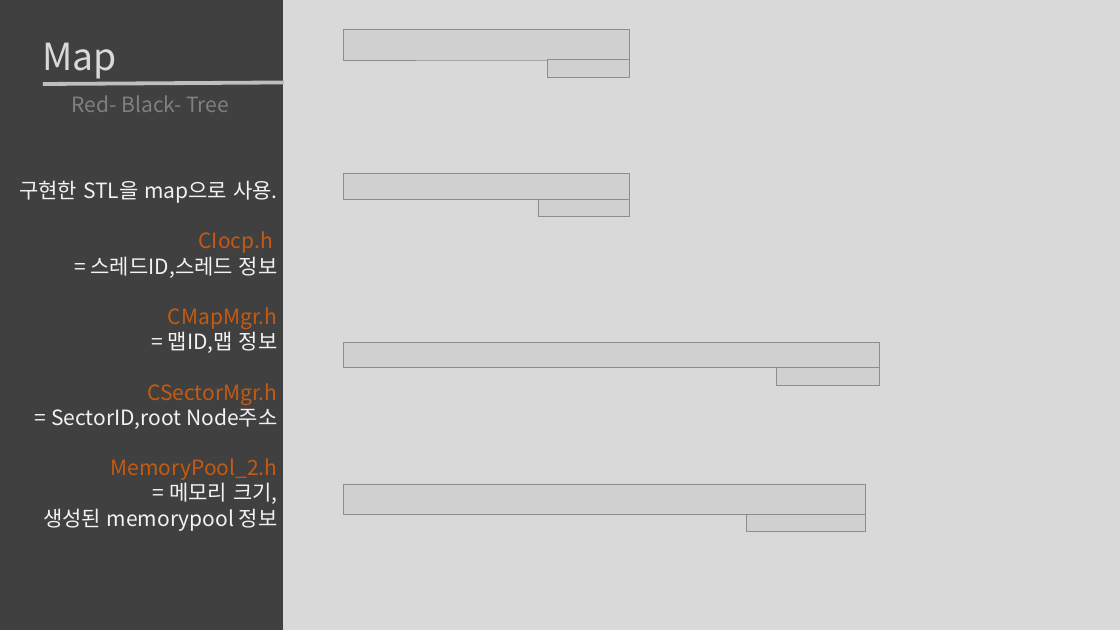
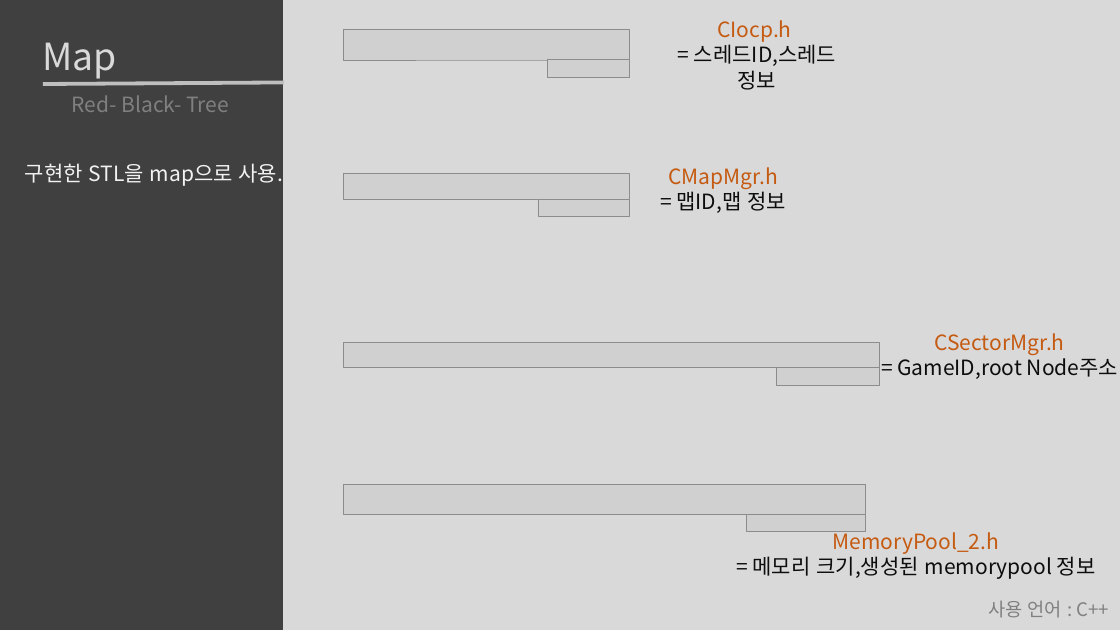
Before and after one commit to roka0105/Team.Yggdrasil_Server, a slide deck: slide 14 of 최예람 포트폴리오.pptx. Drawn at 1120x630 pixels with LibreOffice and Linux fonts; fonts in the diff are those of the drawing; grey boxes stand for pictures. Boxes give left, top, right and bottom in pixels: in the first picture for what was removed or moved away, otherwise in the second. Text is boxed around its words. In the diff, an @@ line names an element or a change of style, - is before the commit and + after.

```diff
--- a/최예람 포트폴리오.pptx
+++ b/최예람 포트폴리오.pptx
@@ text added at (694,20,836,90), 18 pt, text #0D0D0D @@
+CIocp.h
+= 스레드ID,스레드 정보
@@ text "구현한 STL을 map으로 사용.": place and size @@
-text "구현한 STL을 map으로 사용." at (19,180,278,531)
+text "구현한 STL을 map으로 사용." at (25,163,283,186)
@@ text added at (668,167,786,213), 18 pt, text #C55A11 @@
+CMapMgr.h
+= 맵ID,맵 정보
@@ text at (43,231,278,531): paragraphs removed @@
-CIocp.h
-= 스레드ID,스레드 정보
-CMapMgr.h
-= 맵ID,맵 정보
-CSectorMgr.h
-= SectorID,root Node주소
-MemoryPool_2.h
-= 메모리 크기,
-생성된 memorypool 정보
@@ text added at (897,333,1118,379), 18 pt, text #0D0D0D @@
+CSectorMgr.h
+= GameID,root Node주소
@@ text added at (753,528,1096,579), 18 pt, text #0D0D0D @@
+MemoryPool_2.h
+= 메모리 크기,생성된 memorypool 정보
@@ text added at (988,601,1109,617), 16 pt, text #808080 @@
+사용 언어 : C++
```
Also in this commit, not shown: 14 other slides changed, 7 slides added, 3 slides removed, 11 other files.
